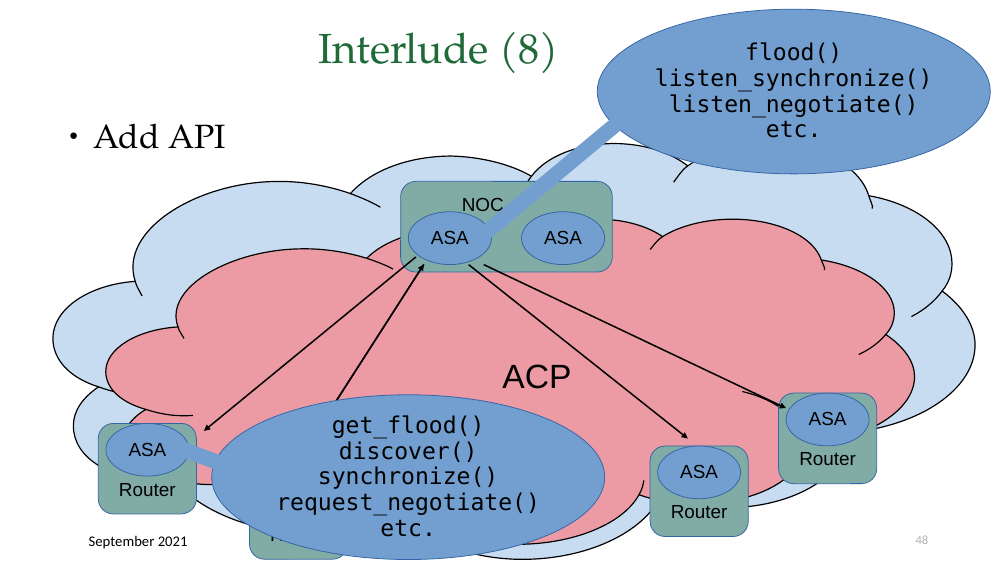
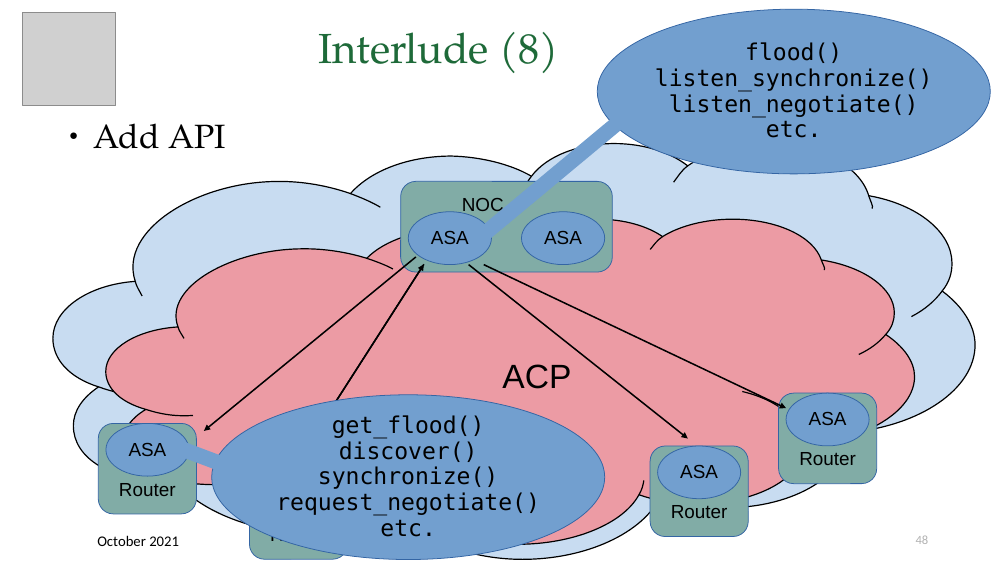
Before and after one commit to becarpenter/graspdoc, a slide deck: slide 48 of GRASP-tutorial.ppt. Drawn at 1008x567 pixels with LibreOffice and Linux fonts; fonts in the diff are those of the drawing; grey boxes stand for pictures. Boxes give left, top, right and bottom in pixels: in the first picture for what was removed or moved away, otherwise in the second. Text is boxed around its words. In the diff, an @@ line names an element or a change of style, - is before the commit and + after.

```diff
--- a/GRASP-tutorial.ppt
+++ b/GRASP-tutorial.ppt
@@ picture added at <box>23,13,116,106</box> @@
@@ text at <box>97,535,179,546</box>: text changed @@
-September 2021
+October 2021
```
Also in this commit, not shown: 59 other slides changed, 5 other files.
